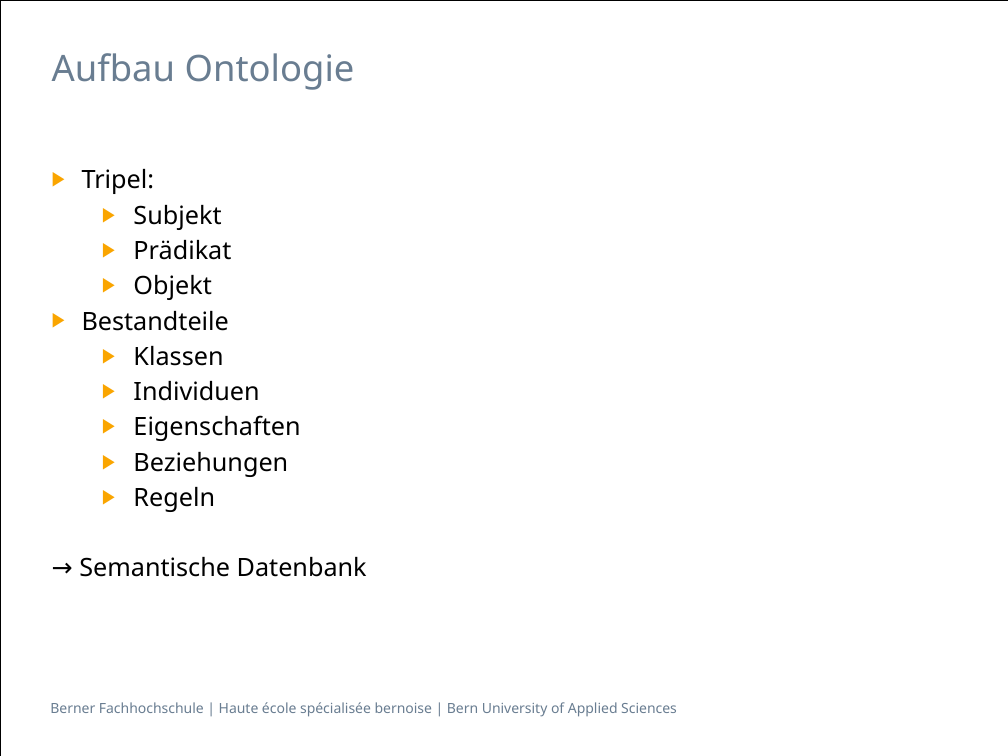
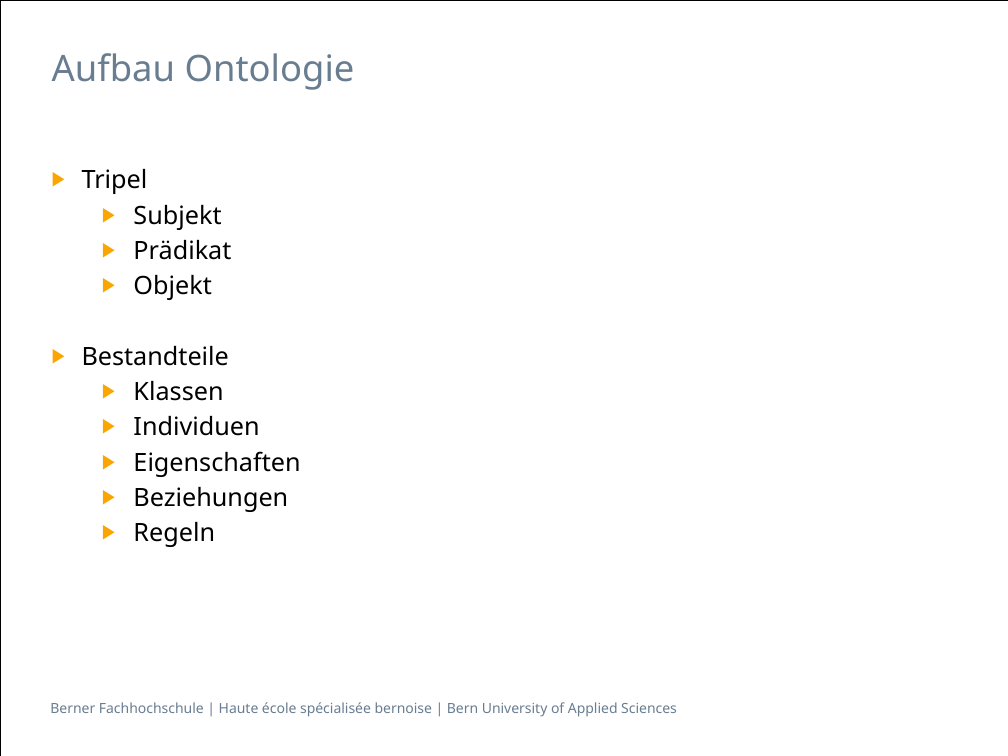
Before and after one commit to gunzm1/ElephantSearch, a slide deck: slide 10 of Doc/Semantische Datenbanken_bfh.pptx (slide 8 before the commit). Drawn at 1008x756 pixels with LibreOffice and Linux fonts; fonts in the diff are those of the drawing. Boxes give left, top, right and bottom in pixels: in the first picture for what was removed or moved away, otherwise in the second. Text is boxed around its words. In the diff, an @@ line names an element or a change of style, - is before the commit and + after.

```diff
--- a/Doc/Semantische Datenbanken_bfh.pptx
+++ b/Doc/Semantische Datenbanken_bfh.pptx
@@ text at bbox=[82, 169, 148, 194]: text changed @@
-▶ Tripel:
+▶ Tripel
@@ text at bbox=[79, 557, 367, 577]: paragraph removed @@
-→ Semantische Datenbank
```
Also in this commit, not shown: 5 other slides changed, 2 slides added, 2 other files.
